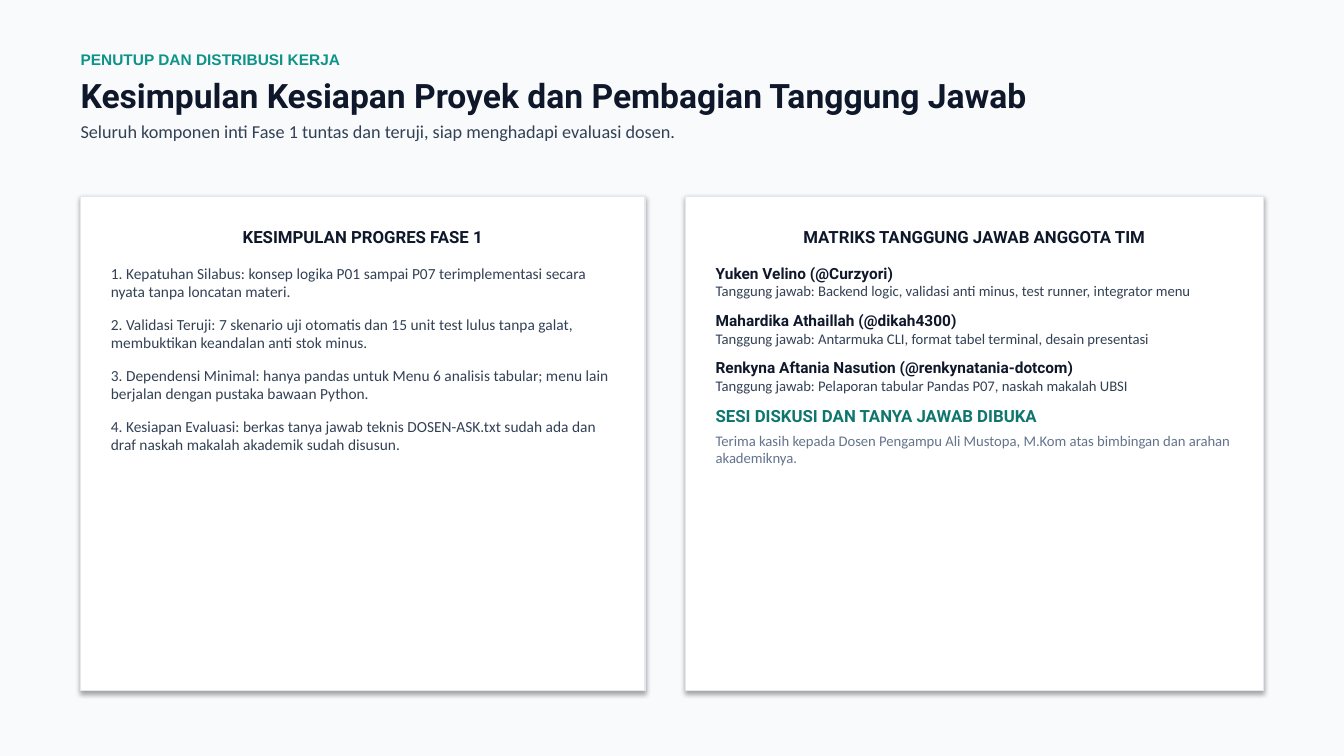
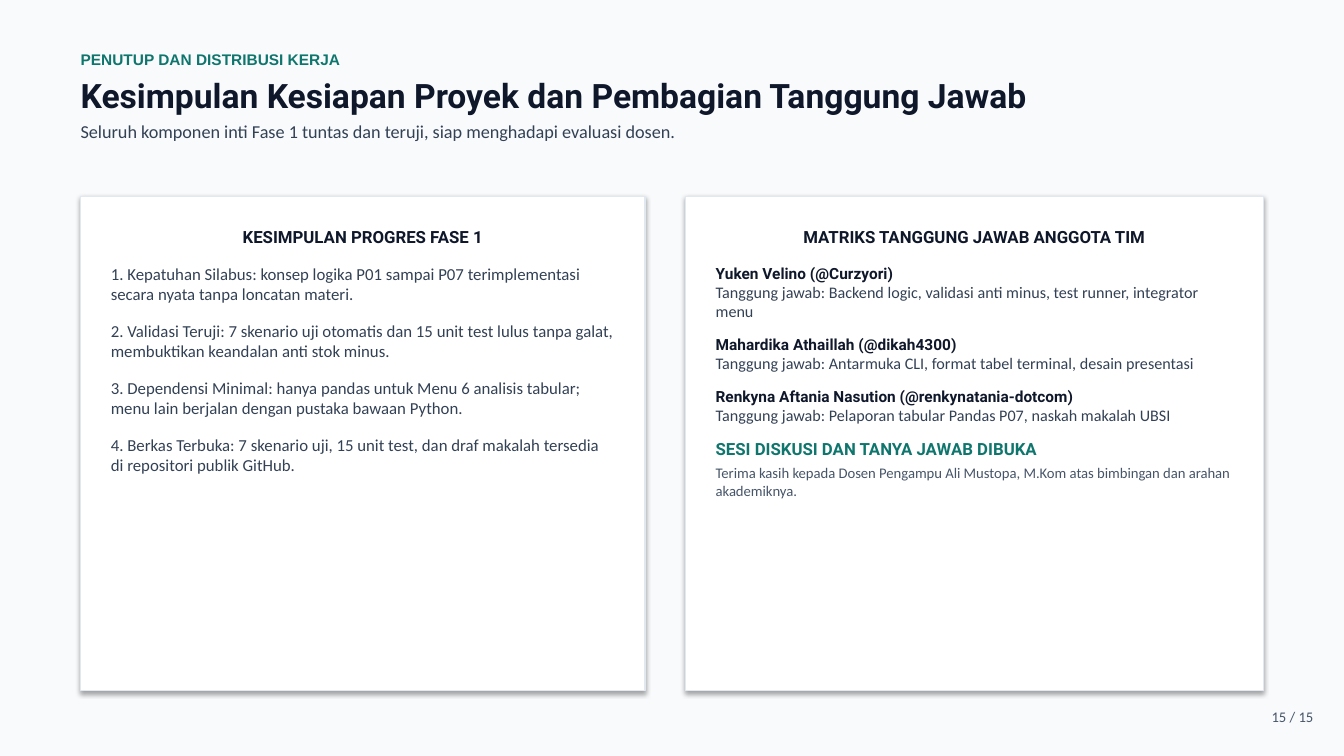
Before and after one commit to Curzyori/Stokku-Desktop, a slide deck: slide 15 of docs/presentasi/STOKKU_DESKTOP_PROGRES_P7.pptx (slide 14 before the commit). Drawn at 1344x756 pixels with LibreOffice and Linux fonts; fonts in the diff are those of the drawing. Boxes give left, top, right and bottom in pixels: in the first picture for what was removed or moved away, otherwise in the second. Text is boxed around its words. In the diff, an @@ line names an element or a change of style, - is before the commit and + after.

Commit message:
fix: perbaiki klaim slide, keterbacaan gambar, dan atribusi silabus pada deck presentasi

```diff
--- a/docs/presentasi/STOKKU_DESKTOP_PROGRES_P7.pptx
+++ b/docs/presentasi/STOKKU_DESKTOP_PROGRES_P7.pptx
@@ text at (81,54,340,65): text colour #0D9488 to #0F766E in "PENUTUP DAN DISTRIBUSI KERJA" @@
@@ text in rectangle at (111,268,613,417): size 11 to 12 pt in "1. Kepatuhan Silabus: konsep logika P01 sampai ...", "2. Validasi Teruji: 7 skenario uji otomatis ...", "3. Dependensi Minimal: hanya pandas untuk Menu ..."; more space between paragraphs @@
@@ text in rectangle at (716,287,1230,499): size 10.5 to 11.5 pt in "Tanggung jawab: Backend logic, validasi anti minus, ...", "Tanggung jawab: Antarmuka CLI, format tabel terminal, ...", "Tanggung jawab: Pelaporan tabular Pandas P07, naskah ..."; text colour #64748B to #475569 in "Terima kasih kepada Dosen Pengampu Ali Mustopa, ..."; more space between paragraphs @@
@@ text in rectangle at (111,439,599,474): text changed; size 11 to 12 pt @@
-4. Kesiapan Evaluasi: berkas tanya jawab teknis DOSEN-ASK.txt sudah ada dan draf naskah makalah akademik sudah disusun.
+4. Berkas Terbuka: 7 skenario uji, 15 unit test, dan draf makalah tersedia di repositori publik GitHub.
@@ text added at (1272,712,1314,722), 10.5 pt, text #475569 @@
+15 / 15
```
Also in this commit, not shown: 10 other slides changed, 3 slides added, 2 slides removed, 26 other files.
